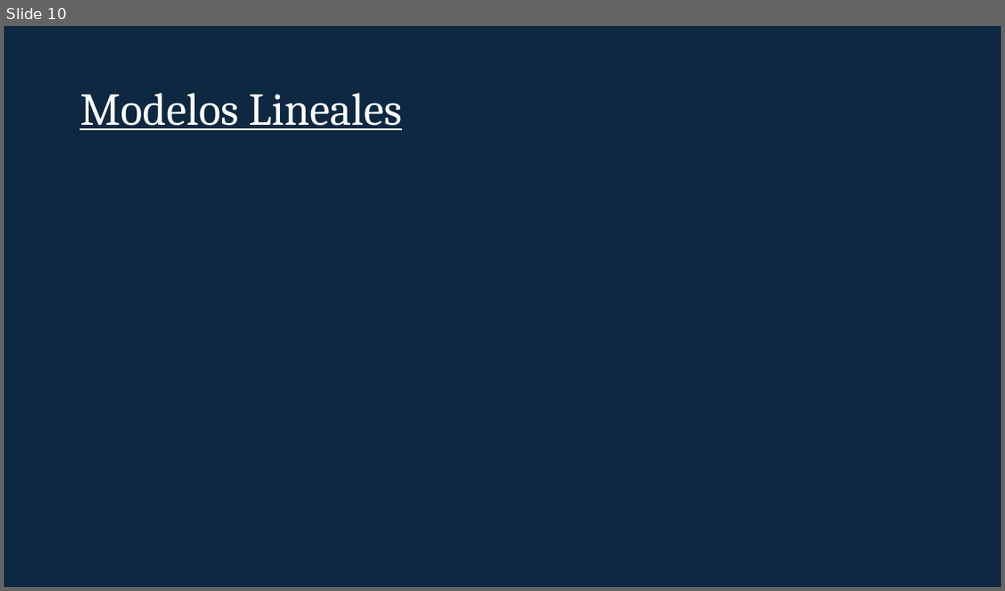
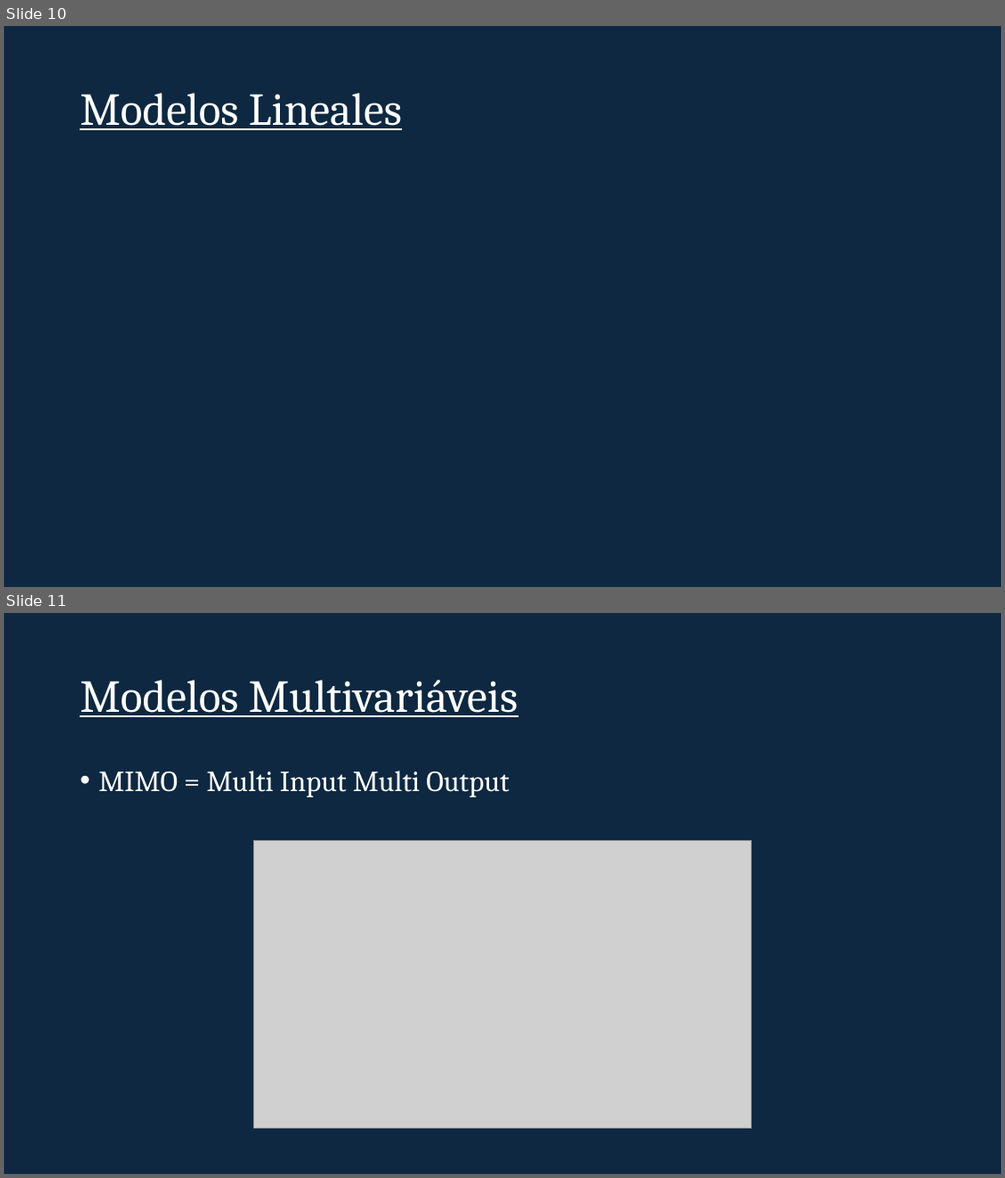
Before and after one commit to sergioacg/simulink-ep, a slide deck: Simulink.pptx. Shown one above the other, each under a label of ours: slide 10 before the commit, slides 10 and 11 after it. The pictures are 1005x591 and 1005x1178 pixels, drawn with LibreOffice and Linux fonts; fonts in the diff are those of the drawing; grey boxes stand for pictures; background and template pictures are left out. Boxes give left, top, right and bottom in pixels: in the first picture for what was removed or moved away, otherwise in the second. Text is boxed around its words. In the diff, an @@ line names an element or a change of style, - is before the commit and + after.

```diff
--- a/Simulink.pptx
+++ b/Simulink.pptx
@@ slide 11 added at [4,613,1001,1174], background #0E2841 @@
@@ title added at [80,680,518,717], 44 pt, text #FFFFFF, underline @@
+Modelos Multivariáveis
@@ text added at [98,771,509,797], 28 pt, text #FFFFFF @@
+• MIMO = Multi Input Multi Output
@@ picture added at [254,840,752,1127] @@
```
Also in this commit, not shown: 7 other slides added.
